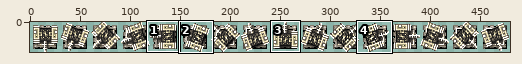
Two states of a sprite sheet, res/turrel.png. The first picture is a wide view before the edit; the outline marks the close-up.
Close-up. As it was:
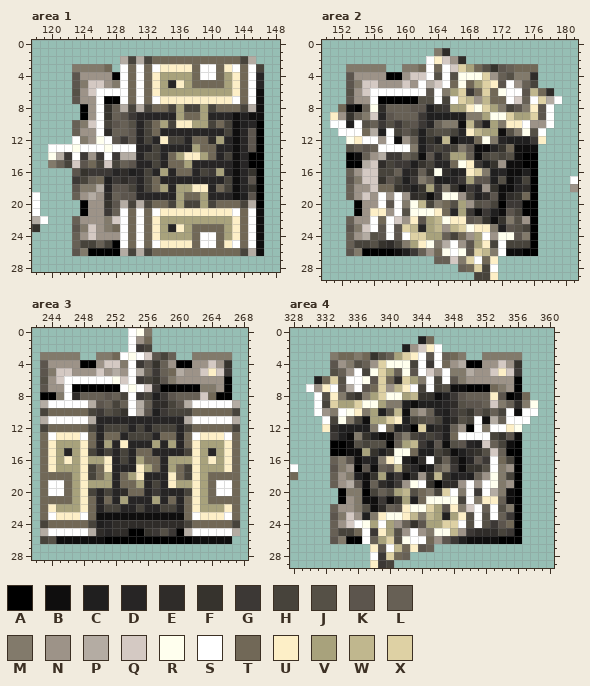
The file is 480x30 pixels. Colours within 5 levels of each other are drawn and written as one. Shown: area 1: x 118..148, y 0..28; area 2: x 150..181, y 0..29; area 3: x 242..268, y 0..28; area 4: x 328..360, y 0..29. The commit also changed other parts of the picture, which this record leaves out.
Palette (. is transparent): A #000000  B #0f0e0e  C #201f1f  D #272525  E #2f2c29  F #36332d  G #3c3835  H #47433b  J #555046  K #5c554d  L #676055  M #827a6b  N #9d9388  P #b4aca3  Q #d4c9c3  R #ffffee  S #ffffff  T #716857  U #fdefc7  V #a8a27c  W #c0b78e  X #ded1a4
Now the later version:
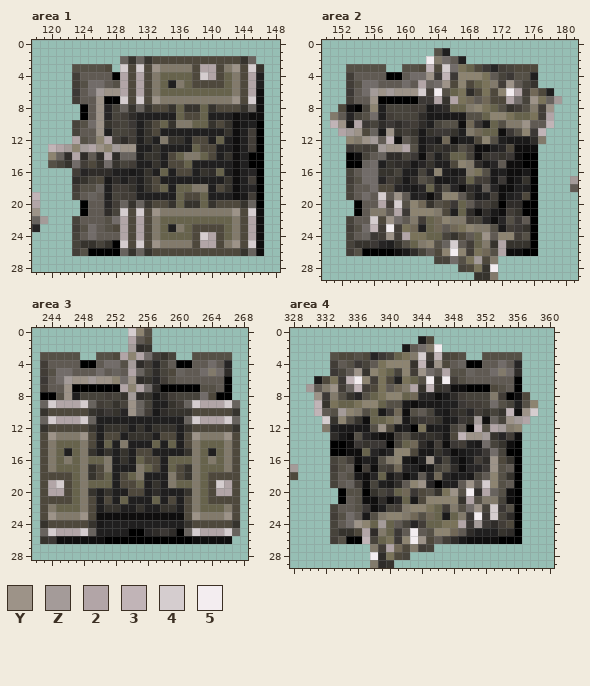
Colours new in this view: Y #9d9388  Z #a49b99  2 #b2a5a7  3 #c1b4b7  4 #d5cdcf  5 #f3edf0
Edits made:
colour C: #201f1f -> #1a1919
colour D: #272525 -> #201f1f
colour F: #36332d -> #272525
colour H: #47433b -> #36332d
colour K: #5c554d -> #423d37
colour L: #676055 -> #47433b
colour N: #9d9388 -> #605a53
colour P: #b4aca3 -> #68635e
colour Q: #d4c9c3 -> #726c69
colour R: #ffffee -> #8d8471
colour T: #716857 -> #4e483c
colour V: #a8a27c -> #67634c
colour W: #c0b78e -> #716857
colour X: #ded1a4 -> #7a735a
Changed rows in their new state; - is a pixel that keeps its letter.
Area 1:
first column x 118:
 3 -----JJJJ--4-4-YMMMM-22-MY-4
 4 -----------2-2-M-----42--M-2
 5 ------J---J2-2-M--M------M-2
 6 -----G--ZYY2-2-M---------M-2
 7 --------Y--4-4-YMMMMMMMMMY-4
 8 --------Y-------------------
 9 --------Y---E---------------
10 ------J-Y---G-----MM--------
11 --------YD------------------
12 -----2J--2-E----M-----D-----
13 --32Z-Z2Y-ZYY---------------
14 ----E2E-E2E--------MM-------
15 --J-------------------------
16 -------EEE-D----------E-----
17 -----E----EDE---------------
18 ------JJ------------MM------
19 3--------D------------------
20 2---------------------------
21 Y--------E-4-4-YMMMMMMMMMY-4
22 -Z-------J-2-2-M---------M-2
23 ------J--J-2-2-M--M------M-2
24 -----------2-2-M-----42--M-2
25 -----------4-4-YMMMM-22-MY-4
26 ------J---------------------
Area 2:
first column x 151:
 1 -------------JD----------------
 2 ------------5M--D--------------
 3 --JJJJJ--JJ-3-4----G-----------
 4 ------------YG3G------GJJD-----
 5 ---J-------2--Y-----M-Y--------
 6 --G--ZYZYYY4-5J--E----52---D---
 7 -----Y-----GG2-2------2--Y--Z--
 8 ------D-------E--M---J--JM-Y---
 9 M---J------E-----JJ--------2---
10 3Y-2G-EGEG-E--JJ--G--JMMY--3---
11 -2ZY---Y-----GG--M----GJ-G3----
12 ---MYZ-3------------J----EM----
13 --G---ZYY2J-E-E-J--------------
14 -------EE-G---------G-G--------
15 ------D-EE-------ME------------
16 ----------D---D--M-J-----------
17 ---J------EJ----E----G--------Z
18 ---------D---EJ--E------D------
19 ------4-Y-D--E-----D--D--------
20 ------2-4J---J-G--G---EE-------
21 -----MM-2G---M---E-E-----------
22 -----4-Y--M----MM-----JG-------
23 ---J-3-5----------MMJ--G-------
24 -----G-Y-2---------Y----J------
25 -----G-D-J-M-J-4---M-2---------
26 ---J------E----5----J2---------
27 ----------------J-Z-M----------
28 --------------------5----------
29 --------------------M----------
Area 3:
first column x 243:
 0 -----------4-J----------
 1 -----------2------------
 2 -----------ZE-----------
 3 JJJJJ--JJ-2-2------JJJJJ
 4 ----------JZE-----------
 5 -J---------2--E------M-E
 6 G--ZYYZYY--YE---J-------
 7 ---Y------2-2-E-----JJ--
 8 --JYD------ZE--E--------
 9 -42224-----Y--DD---42224
10 -------EG--Y---E--------
11 -42224-------------42224
13 -YMMMY-------------YMMMY
14 -M---M----M--------M---M
15 -M---M-------------M---M
16 -M-M-M--M----------M-M-M
17 -M---M--M---M------M---M
18 -----M------M---M--M----
19 -24--M----------M--M--42
20 -22--M----D---E----M--22
21 -----M-------------M----
22 -M---M-------------M---M
23 -YMMMY-------------YMMMY
24 ---------DDDDDDDDD------
25 -42224-D-DD---EGE--42224
26 -G----------------------
Area 4:
first column x 328:
 2 -----------------M5------------
 3 -----J--J--G---M4-3--J--JJJJJ--
 4 -------JG-------3EY------------
 5 -----G--Y-------Y--2JJ----M-E--
 6 ------G35----D--J5-5-J---------
 7 --Z-MY--3-----M2-3-G------J----
 8 ---YGMJ--J----------E----M-----
 9 ---3--------JJ------DG----J-DJ-
10 ---3-JZ-MJ--G--J----E------3-Y4
11 ----4--J-----M--G---DG-Z---YZ2-
12 ----MD----JY------D----3J2ZM---
13 -----E--J-----J-E-E--3YYZ------
14 --------G-GG----E---G----------
15 ----------------------D-G------
16 ------J----JM---DY--D---EY-----
17 Z-----J------------JE---GYJ----
18 -------J-----E-D----------J----
19 -----------D-E--Y--DD-Y-4-J----
20 -------JJ---G--G-J--YJ5E2-J----
21 --------J--E----------2JMM-----
22 --------JG-D--M-----MJ-Y-4GJ---
23 ------J---JM--M-J----MG5G4-E---
24 --------Y--Z---------2GZGE-----
25 ---------2EM-G-5-J----EDDD-E---
26 ------J--3---G-5Y---E----------
27 ----------M-2--M---------------
28 ----------5E-------------------
29 ----------ME-------------------
Boxes around the changes in both close-ups, in picture pixels (x1, y1, x2, y2):
changed: (32, 56, 264, 256)
changed: (330, 48, 578, 280)
changed: (40, 328, 240, 544)
changed: (290, 336, 538, 568)
